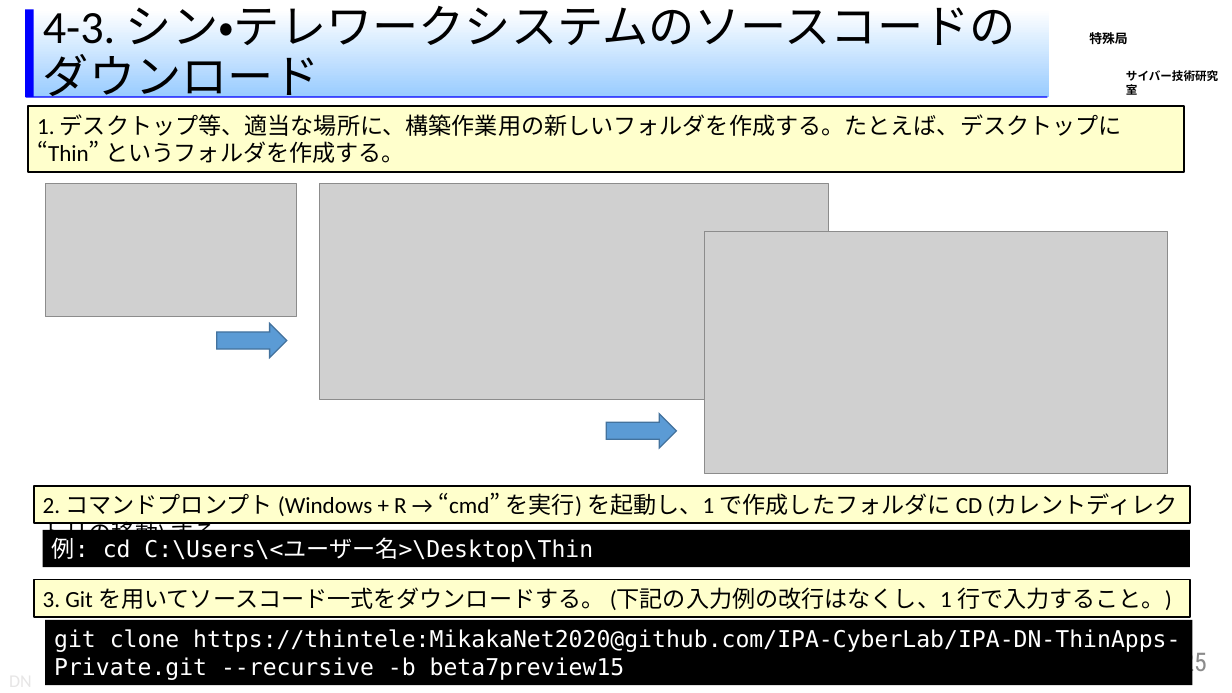
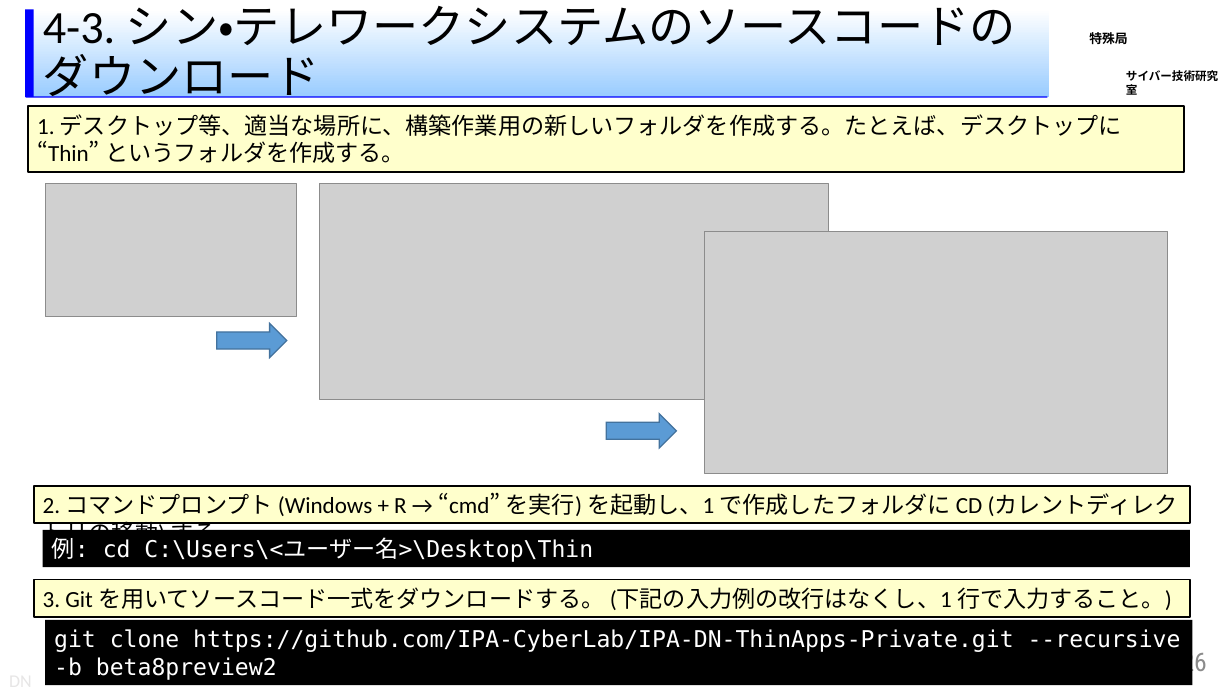
Before and after one commit to IPA-CyberLab/IPA-DN-Docs, a slide deck: slide 26 of Docs/ThinTeleworkSystem/ja/SystemManual/210916 beta8preview2/ThinTele 構築マニュアル (スタンドアロン版).pptx (slide 25 before the commit). Drawn at 1232x693 pixels with LibreOffice and Linux fonts; fonts in the diff are those of the drawing; grey boxes stand for pictures; background and template pictures are left out. Boxes give left, top, right and bottom in pixels: in the first picture for what was removed or moved away, otherwise in the second. Text is boxed around its words. In the diff, an @@ line names an element or a change of style, - is before the commit and + after.

```diff
--- a/Docs/ThinTeleworkSystem/ja/SystemManual/210916 beta8preview2/ThinTele 構築マニュアル (スタンドアロン版).pptx
+++ b/Docs/ThinTeleworkSystem/ja/SystemManual/210916 beta8preview2/ThinTele 構築マニュアル (スタンドアロン版).pptx
@@ text in rectangle at bbox=[54, 629, 1181, 680]: text changed @@
-git clone https://thintele:MikakaNet2020@github.com/IPA-CyberLab/IPA-DN-ThinApps-Private.git --recursive -b beta7preview15
+git clone https://github.com/IPA-CyberLab/IPA-DN-ThinApps-Private.git --recursive -b beta8preview2
@@ page number at bbox=[1182, 647, 1207, 677]: text changed @@
-25
+26
```
Also in this commit, not shown: 11 other slides changed, 1 slide added.
